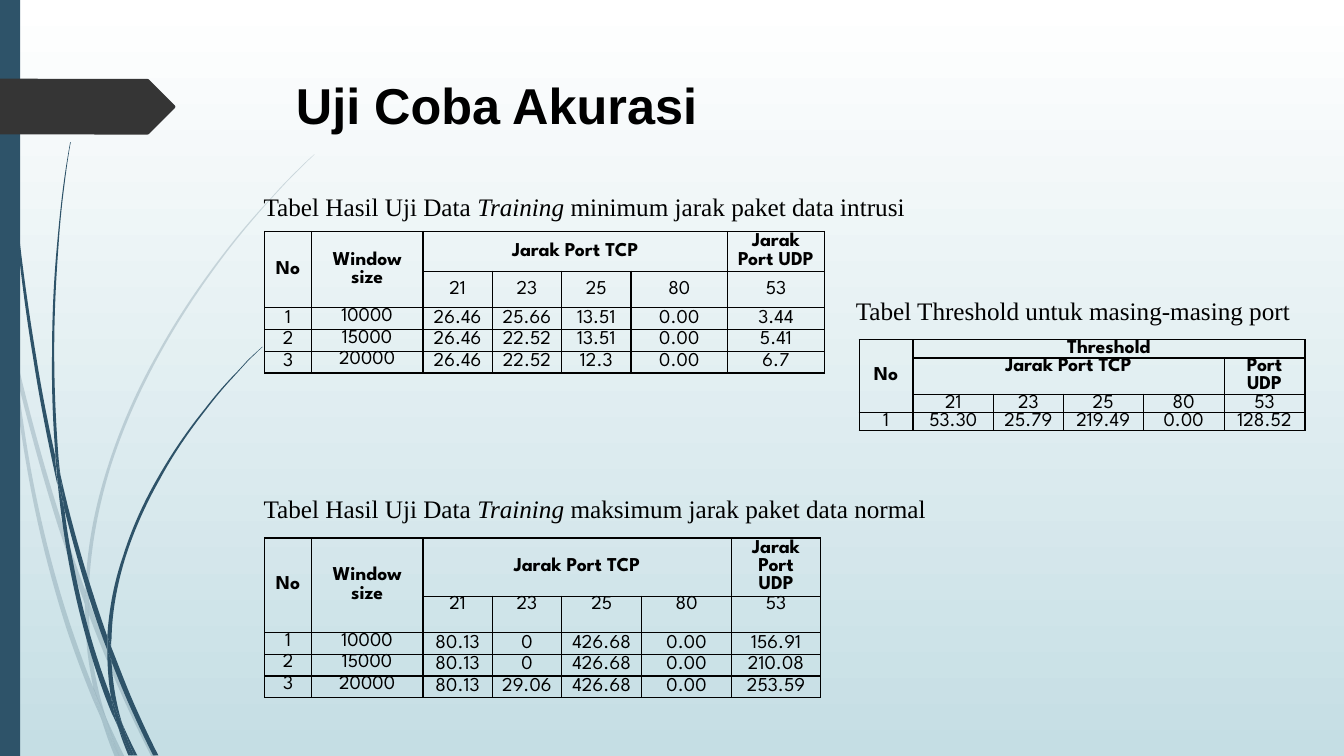
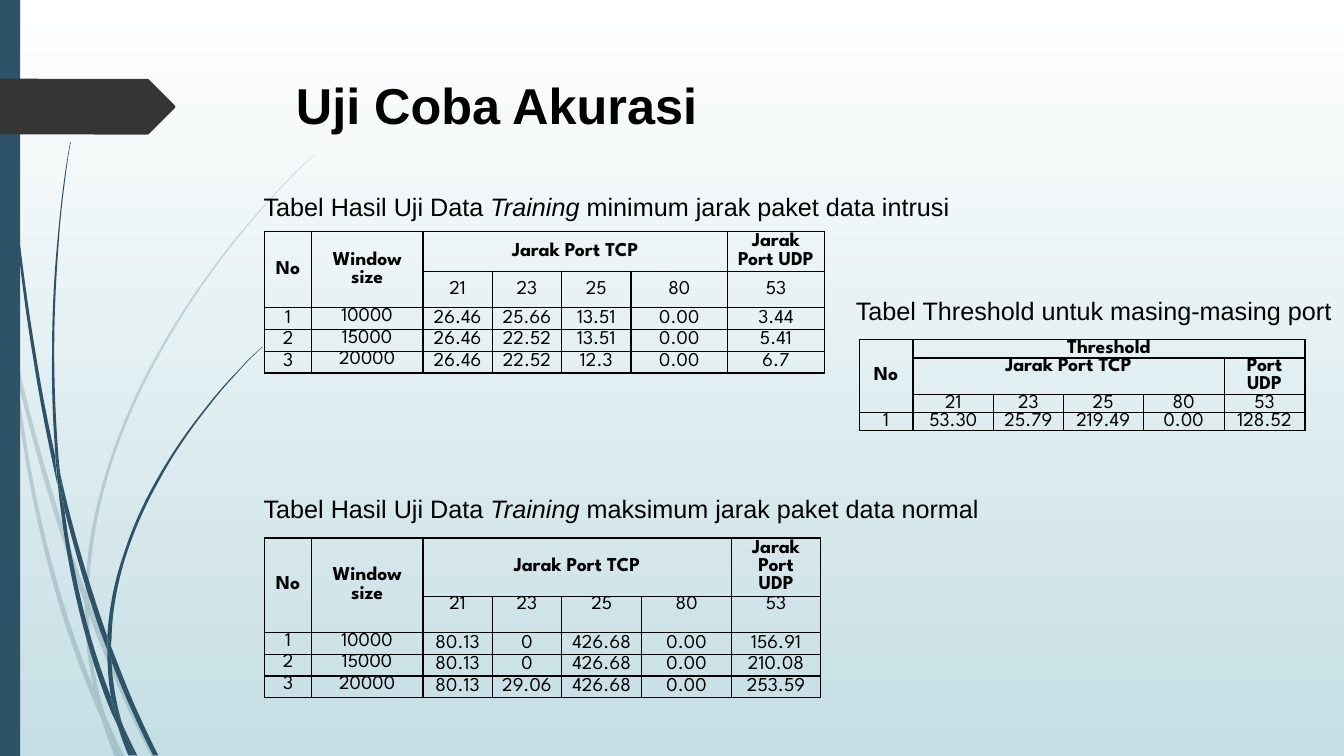
Before and after one commit to agus4171/TA-AJK, a slide deck: slide 23 of TA/5112100036-PPT.pptx. Drawn at 1344x756 pixels with LibreOffice and Linux fonts; fonts in the diff are those of the drawing. Boxes give left, top, right and bottom in pixels: in the first picture for what was removed or moved away, otherwise in the second. Text is boxed around its words. In the diff, an @@ line names an element or a change of style, - is before the commit and + after.

```diff
--- a/TA/5112100036-PPT.pptx
+++ b/TA/5112100036-PPT.pptx
@@ font Times New Roman to Arial in 3 elements at [264,197,949,222], [264,499,979,524], [856,301,1331,326] @@
```
Also in this commit, not shown: 5 other slides changed, 6 slides removed, 17 other files.
